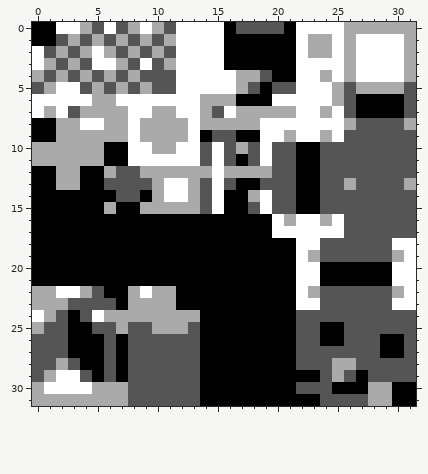
Pixel-art sprite -- assets/tiles_small.png. Above is the file before it was changed.
The file is 32x32 pixels.
After:
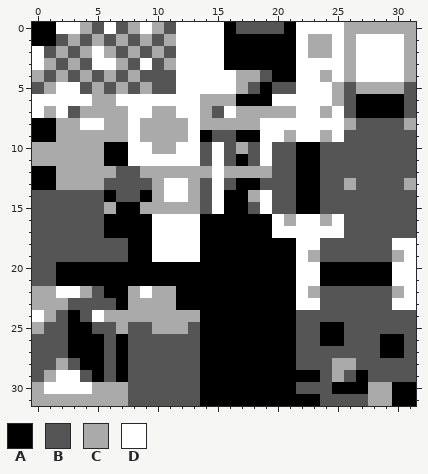
Palette (. is transparent): A #000000  B #555555  C #aaaaaa  D #ffffff
The exact change:
{"y":12,"x":4,"old":"AA","new":"CC"}
{"y":13,"x":4,"old":"AA","new":"CC"}
{"y":14,"x":0,"old":"AAAAAA","new":"BBBBBB"}
{"y":15,"x":0,"old":"AAAAAA","new":"BBBBBB"}
{"y":16,"x":0,"old":"AAAAAA","new":"BBBBBB"}
{"y":16,"x":10,"old":"AAAA","new":"DDDD"}
{"y":17,"x":0,"old":"AAAAAA","new":"BBBBBB"}
{"y":17,"x":10,"old":"AAAA","new":"DDDD"}
{"y":18,"x":0,"old":"AAAAAAAA","new":"BBBBBBBB"}
{"y":18,"x":10,"old":"AAAA","new":"DDDD"}
{"y":19,"x":0,"old":"AAAAAAAA","new":"BBBBBBBB"}
{"y":19,"x":10,"old":"AAAA","new":"DDDD"}
{"y":20,"x":0,"old":"AA","new":"BB"}
{"y":21,"x":0,"old":"AA","new":"BB"}
{"label":"changed","picture_box":[32,166,200,286]}
